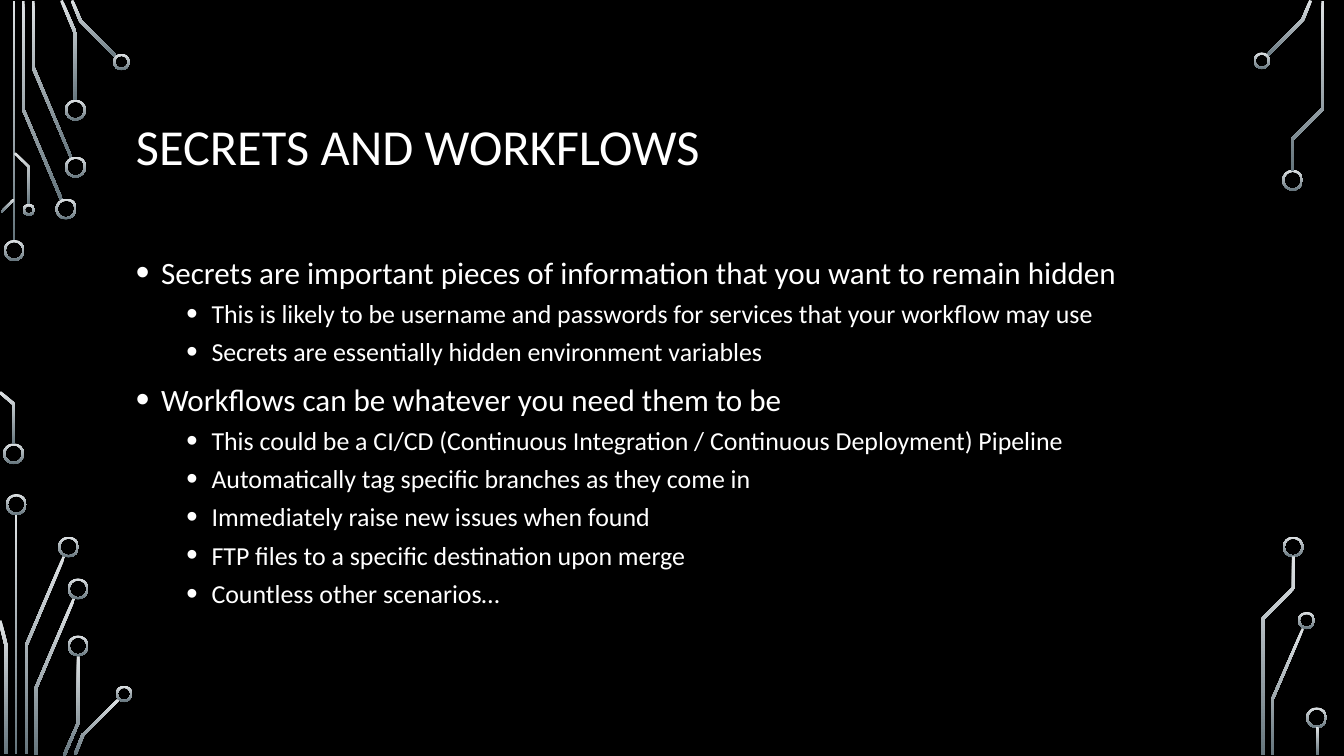
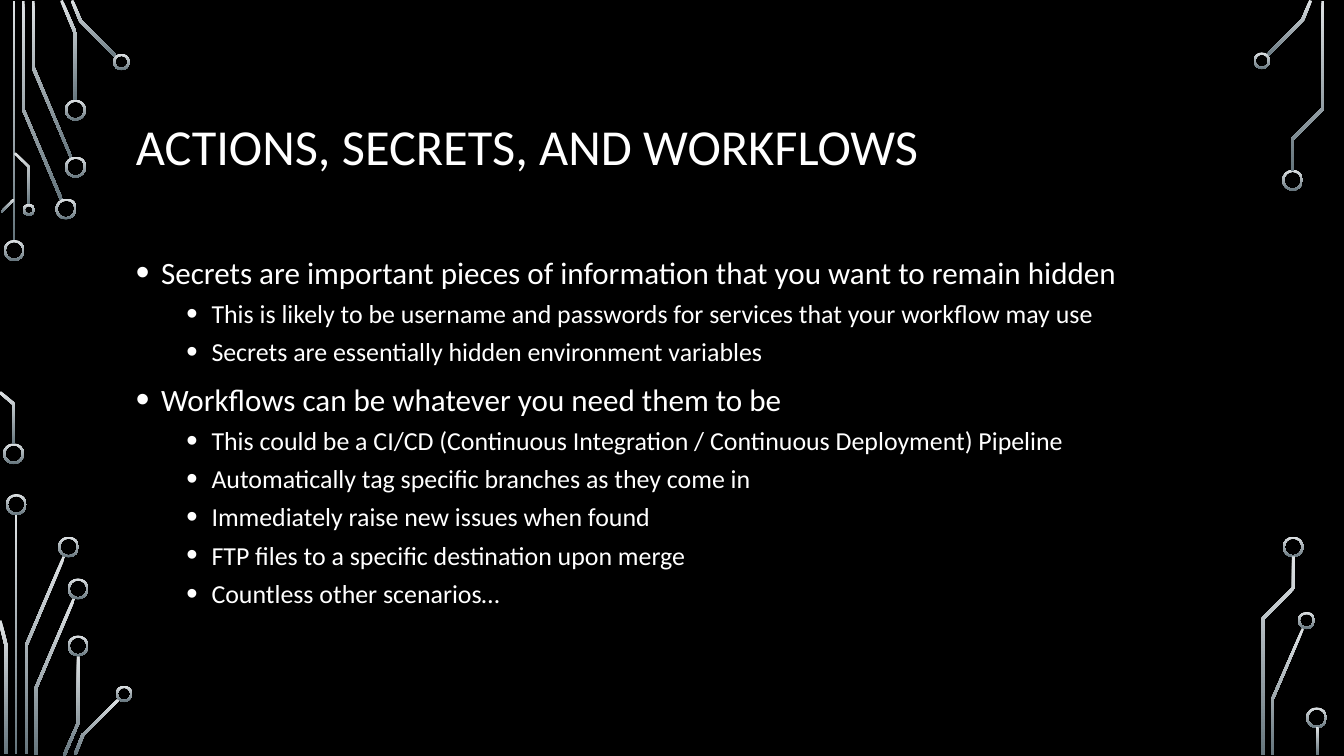
Before and after one commit to onideus/github-101-website, a slide deck: slide 30 of resources/Advanced github topics.pptx (slide 23 before the commit). Drawn at 1344x756 pixels with LibreOffice and Linux fonts; fonts in the diff are those of the drawing; background and template pictures are left out. Boxes give left, top, right and bottom in pixels: in the first picture for what was removed or moved away, otherwise in the second. Text is boxed around its words. In the diff, an @@ line names an element or a change of style, - is before the commit and + after.

```diff
--- a/resources/Advanced github topics.pptx
+++ b/resources/Advanced github topics.pptx
@@ title at (136, 132, 918, 172): text changed @@
-SECRETS AND WORKFLOWS
+ACTIONS, SECRETS, AND WORKFLOWS
```
Also in this commit, not shown: 1 other slide changed, 1 slide added.
